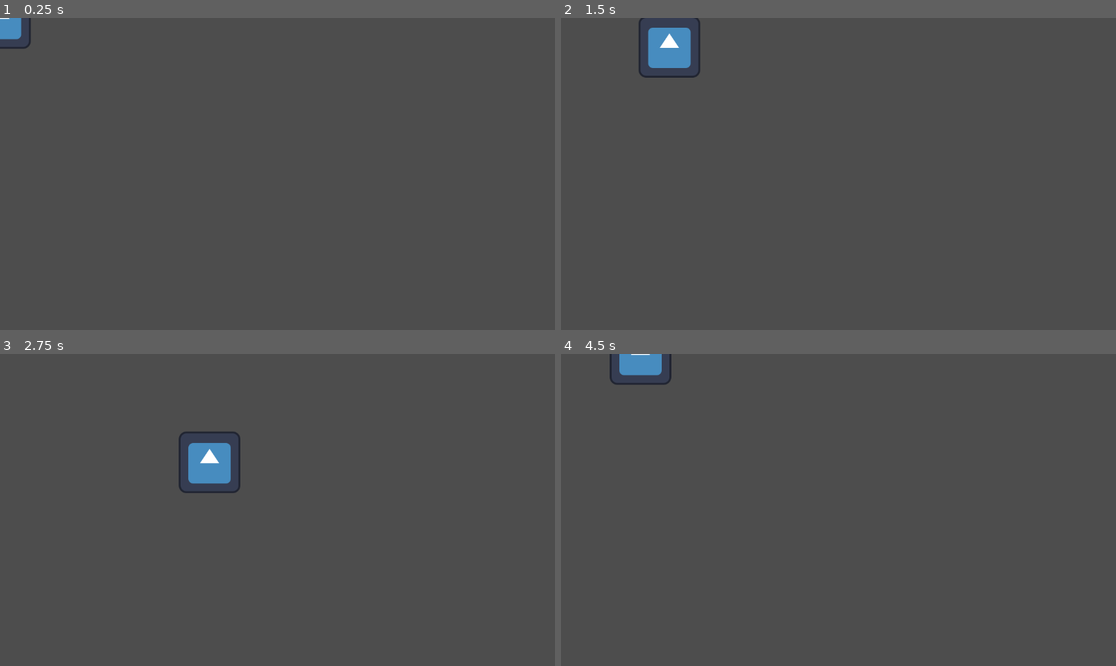
Above: before the commit, frames 1-4 (two rows, left to right).
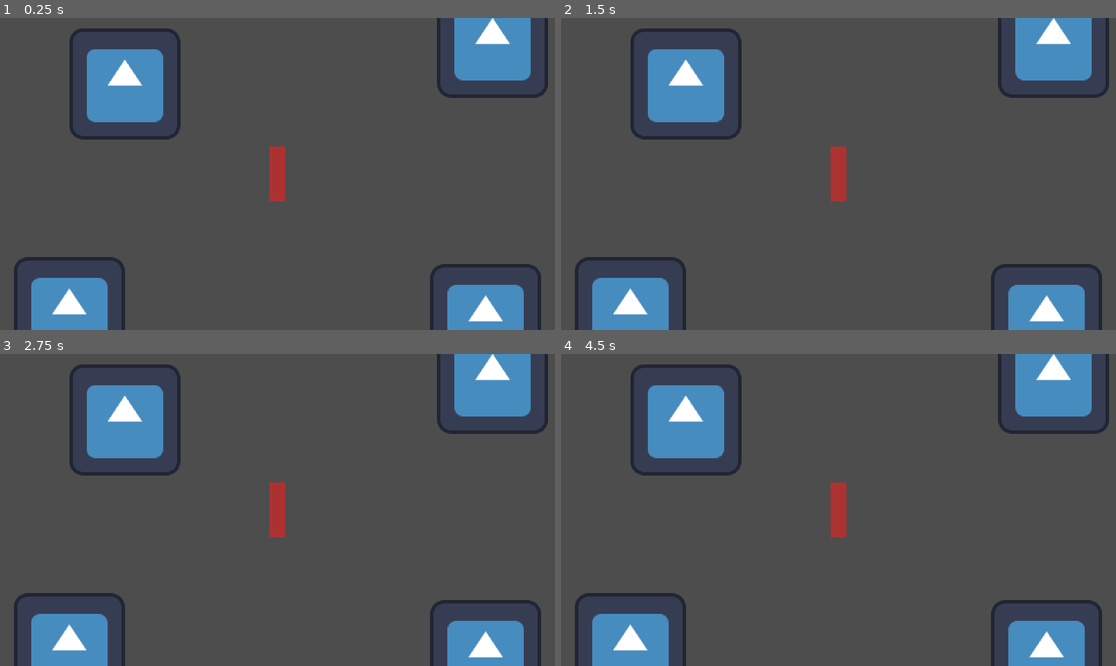
Above: after the commit, the same moments.

Repository: FBFP-Games/Prototype
Game: Godot game, scene res://scenes/test.tscn
Same seed, same stepped clock (60 frames per second), same inputs: the game is played once before the commit and once after it. The engine's default icon, where the game draws it, is replaced by a stand-in: a white triangle on a blue panel in a dark square.
Inputs (mouse positions are in pixels of both pictures, inside the frame that each line leads up to):
- Up to frame 1 (0.25 s): no input
- Up to frame 2 (1.5 s): tap Enter at 0.5 s; move the mouse to (960, 158) at 0.52 s; hold Right (ui_right) 0.53-1.28 s; click (960, 158) at 0.6 s; move the mouse to (727, 189) at 1.27 s; hold Down (ui_down) from 1.28 s (still down); click (727, 189) at 1.35 s
- Up to frame 3 (2.75 s): move the mouse to (333, 441) at 2.02 s; release Down (ui_down) at 2.03 s; hold Right (ui_right) from 2.03 s (still down); click (333, 441) at 2.1 s
- Up to frame 4 (4.5 s): move the mouse to (810, 572) at 2.77 s; release Right (ui_right) at 2.78 s; hold Up (ui_up) 2.78-3.53 s; click (810, 572) at 2.85 s; move the mouse to (1005, 556) at 3.52 s; hold Left (ui_left) from 3.53 s (still down); click (1005, 556) at 3.6 s; move the mouse to (672, 463) at 4.27 s; click (672, 463) at 4.35 s

The runs differ from the first frame. In frame 1, 13% of the frame differs, in the area x 0-99%, y 0-100%; in frame 2, 13%; in frame 3, 14%, in the area x 2-99%, y 0-100%; in frame 4, 14%.

Commit message:
Simple Lunge Attack

Diff:
--- a/project.godot
+++ b/project.godot
@@ -14,3 +14,40 @@
 run/main_scene="res://scenes/test.tscn"
 config/features=PackedStringArray("4.2", "Forward Plus")
 config/icon="res://assets/icon.svg"
+
+[display]
+
+window/size/viewport_width=1920
+window/size/viewport_height=1080
+
+[input]
+
+up={
+"deadzone": 0.5,
+"events": [Object(InputEventKey,"resource_local_to_scene":false,"resource_name":"","device":-1,"window_id":0,"alt_pressed":false,"shift_pressed":false,"ctrl_pressed":false,"meta_pressed":false,"pressed":false,"keycode":0,"physical_keycode":87,"key_label":0,"unicode":119,"echo":false,"script":null)
+]
+}
+down={
+"deadzone": 0.5,
+"events": [Object(InputEventKey,"resource_local_to_scene":false,"resource_name":"","device":-1,"window_id":0,"alt_pressed":false,"shift_pressed":false,"ctrl_pressed":false,"meta_pressed":false,"pressed":false,"keycode":0,"physical_keycode":83,"key_label":0,"unicode":115,"echo":false,"script":null)
+]
+}
+right={
+"deadzone": 0.5,
+"events": [Object(InputEventKey,"resource_local_to_scene":false,"resource_name":"","device":-1,"window_id":0,"alt_pressed":false,"shift_pressed":false,"ctrl_pressed":false,"meta_pressed":false,"pressed":false,"keycode":0,"physical_keycode":68,"key_label":0,"unicode":100,"echo":false,"script":null)
+]
+}
+left={
+"deadzone": 0.5,
+"events": [Object(InputEventKey,"resource_local_to_scene":false,"resource_name":"","device":-1,"window_id":0,"alt_pressed":false,"shift_pressed":false,"ctrl_pressed":false,"meta_pressed":false,"pressed":false,"keycode":0,"physical_keycode":65,"key_label":0,"unicode":97,"echo":false,"script":null)
+]
+}
+attack={
+"deadzone": 0.5,
+"events": [Object(InputEventMouseButton,"resource_local_to_scene":false,"resource_name":"","device":-1,"window_id":0,"alt_pressed":false,"shift_pressed":false,"ctrl_pressed":false,"meta_pressed":false,"button_mask":1,"position":Vector2(806, 29),"global_position":Vector2(814, 109),"factor":1.0,"button_index":1,"canceled":false,"pressed":true,"double_click":false,"script":null)
+]
+}
+
+[rendering]
+
+textures/canvas_textures/default_texture_filter=0
--- /dev/null
+++ b/scenes/player.tscn
@@ -0,0 +1,50 @@
+[gd_scene load_steps=4 format=3 uid="uid://c5thn6sdix7ts"]
+
+[ext_resource type="Script" path="res://scripts/player.gd" id="1_u4mix"]
+[ext_resource type="Texture2D" uid="uid://dcyjpfce2foq6" path="res://assets/player.png" id="2_xoaby"]
+
+[sub_resource type="RectangleShape2D" id="RectangleShape2D_c4ont"]
+size = Vector2(16, 64)
+
+[node name="player" type="CharacterBody2D"]
+script = ExtResource("1_u4mix")
+
+[node name="Camera2D" type="Camera2D" parent="."]
+zoom = Vector2(3, 3)
+
+[node name="Sprite2D" type="Sprite2D" parent="."]
+texture = ExtResource("2_xoaby")
+
+[node name="CollisionShape2D" type="CollisionShape2D" parent="."]
+shape = SubResource("RectangleShape2D_c4ont")
+
+[node name="attack_point_top_right" type="Node2D" parent="."]
+position = Vector2(8, -32)
+rotation = 0.785398
+
+[node name="attack_point_top_left" type="Node2D" parent="."]
+position = Vector2(-8, -32)
+rotation = -0.785398
+
+[node name="attack_point_top_middle" type="Node2D" parent="."]
+position = Vector2(0, -32)
+
+[node name="attack_point_middle_left" type="Node2D" parent="."]
+position = Vector2(-8, 0)
+rotation = -1.5708
+
+[node name="attack_point_middle_right" type="Node2D" parent="."]
+position = Vector2(8, 0)
+rotation = 1.5708
+
+[node name="attack_point_bottom_middle" type="Node2D" parent="."]
+position = Vector2(0, 32)
+rotation = -3.14159
+
+[node name="attack_point_bottom_left" type="Node2D" parent="."]
+position = Vector2(-8, 32)
+rotation = -2.35619
+
+[node name="attack_point_bottom_right" type="Node2D" parent="."]
+position = Vector2(8, 32)
+rotation = 2.35619
--- a/scenes/test.tscn
+++ b/scenes/test.tscn
@@ -1,19 +1,24 @@
-[gd_scene load_steps=4 format=3 uid="uid://coi852m663ulq"]
+[gd_scene load_steps=3 format=3 uid="uid://coi852m663ulq"]
 
-[ext_resource type="Script" path="res://scripts/player.gd" id="1_a5er5"]
 [ext_resource type="Texture2D" uid="uid://b3gy1r4g4j27" path="res://assets/icon.svg" id="1_iv28h"]
-
-[sub_resource type="RectangleShape2D" id="RectangleShape2D_c4ont"]
-size = Vector2(121, 121)
+[ext_resource type="PackedScene" uid="uid://c5thn6sdix7ts" path="res://scenes/player.tscn" id="1_xxrfp"]
 
 [node name="Node2D" type="Node2D"]
 
-[node name="player" type="CharacterBody2D" parent="."]
-script = ExtResource("1_a5er5")
+[node name="player" parent="." instance=ExtResource("1_xxrfp")]
 
-[node name="Sprite2D" type="Sprite2D" parent="player"]
+[node name="Icon" type="Sprite2D" parent="."]
+position = Vector2(-176, -104)
 texture = ExtResource("1_iv28h")
 
-[node name="CollisionShape2D" type="CollisionShape2D" parent="player"]
-position = Vector2(0.5, -0.5)
-shape = SubResource("RectangleShape2D_c4ont")
+[node name="Icon2" type="Sprite2D" parent="."]
+position = Vector2(248, -152)
+texture = ExtResource("1_iv28h")
+
+[node name="Icon3" type="Sprite2D" parent="."]
+position = Vector2(-240, 160)
+texture = ExtResource("1_iv28h")
+
+[node name="Icon4" type="Sprite2D" parent="."]
+position = Vector2(240, 168)
+texture = ExtResource("1_iv28h")
--- /dev/null
+++ b/scenes/weapon.tscn
@@ -0,0 +1,9 @@
+[gd_scene load_steps=2 format=3 uid="uid://cmoiyu61k7u72"]
+
+[ext_resource type="Texture2D" uid="uid://cuxx32h6l5181" path="res://assets/weapon.png" id="1_40fn7"]
+
+[node name="weapon" type="Node2D"]
+
+[node name="Sprite2D" type="Sprite2D" parent="."]
+position = Vector2(0, -11)
+texture = ExtResource("1_40fn7")
--- a/scripts/player.gd
+++ b/scripts/player.gd
@@ -1,19 +1,71 @@
 extends CharacterBody2D
 
+const SPEED = 300.0
+const LUNGE_SPEED = 10
+var is_lunge_attacking = false
+var lunge_position_x = 0
+var lunge_position_y = 0
+var current_weapon = null
 
-const SPEED = 300.0
+const weapon_scene: PackedScene = preload("res://scenes/weapon.tscn")
+
+func get_attack_point_from_direction(x_direction: int, y_direction: int) -> String:
+	var spawn_at = ""
+	if y_direction == 0:
+		if x_direction == 1:
+			spawn_at = "attack_point_middle_right"
+		elif x_direction == -1:
+			spawn_at = "attack_point_middle_left"
+	elif y_direction == 1:
+		if x_direction == 1:
+			spawn_at = "attack_point_bottom_right"
+		elif x_direction == 0:
+			spawn_at = "attack_point_bottom_middle"
+		elif x_direction == -1:
+			spawn_at = "attack_point_bottom_left"
+	elif y_direction == -1:
+		if x_direction == 1:
+			spawn_at = "attack_point_top_right"
+		elif x_direction == 0:
+			spawn_at = "attack_point_top_middle"
+		elif x_direction == -1:
+			spawn_at = "attack_point_top_left"
+	return spawn_at
+
+func _process(delta):
+	var x_direction = Input.get_axis("left", "right")
+	var y_direction = Input.get_axis("up", "down")
+	if Input.is_action_just_pressed("attack"):
+		# if moving lunge
+		if (x_direction or y_direction) and !is_lunge_attacking:
+			is_lunge_attacking = true
+			lunge_position_x = position.x + x_direction * 196
+			lunge_position_y = position.y + y_direction * 196
+			var attack_point_str = get_attack_point_from_direction(x_direction, y_direction)
+			current_weapon = weapon_scene.instantiate()
+			var attack_point = get_node(attack_point_str)
+			attack_point.add_child(current_weapon)
+
+	if !is_lunge_attacking and current_weapon != null:
+		current_weapon.queue_free()
+
 
 func _physics_process(delta):
-	var x_direction = Input.get_axis("ui_left", "ui_right")
-	var y_direction = Input.get_axis("ui_up", "ui_down")
-	if x_direction:
-		velocity.x = x_direction * SPEED
+	var x_direction = Input.get_axis("left", "right")
+	var y_direction = Input.get_axis("up", "down")
+	if !is_lunge_attacking:
+		if x_direction:
+			velocity.x = x_direction * SPEED
+		else:
+			velocity.x = move_toward(velocity.x, 0, SPEED)
+
+		if y_direction:
+			velocity.y = y_direction * SPEED
+		else:
+			velocity.y = move_toward(velocity.y, 0, SPEED)
+
+		move_and_slide()
 	else:
-		velocity.x = move_toward(velocity.x, 0, SPEED)
-
-	if y_direction:
-		velocity.y = y_direction * SPEED
-	else:
-		velocity.y = move_toward(velocity.y, 0, SPEED)
-
-	move_and_slide()
+		position = position.lerp(Vector2(lunge_position_x, lunge_position_y), delta * LUNGE_SPEED)
+		if abs(position.x - lunge_position_x) < 2 and abs(position.y - lunge_position_y) < 2:
+			is_lunge_attacking = false
Binary file added: assets/player.png
Not shown, added: assets/player.png.import
Binary file added: assets/weapon.png
Not shown, added: assets/weapon.png.import
